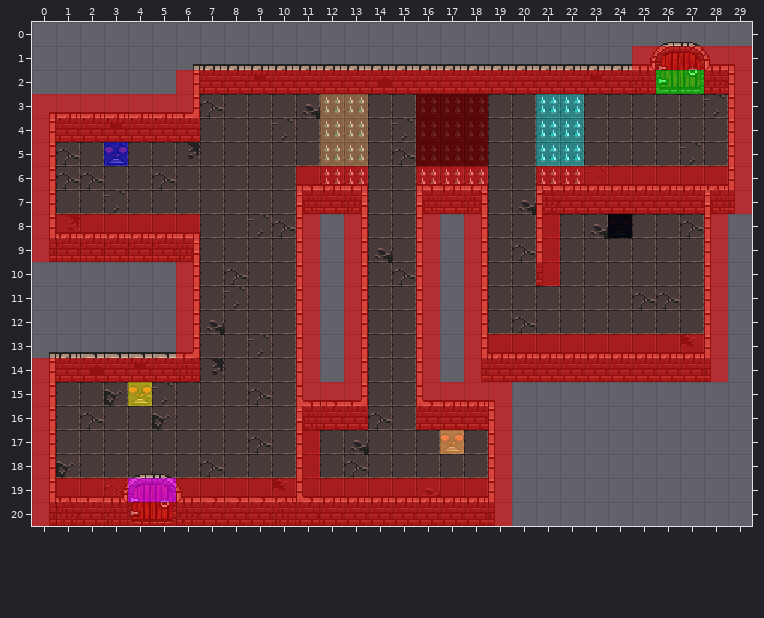
Two versions of a level (Tiled map, Output/Assets/Maps/dungeonMid.tmx). That is the earlier state.
Cells are 16x16 px. Shown: x 0..29, y 0..20.
The same view after the edit:
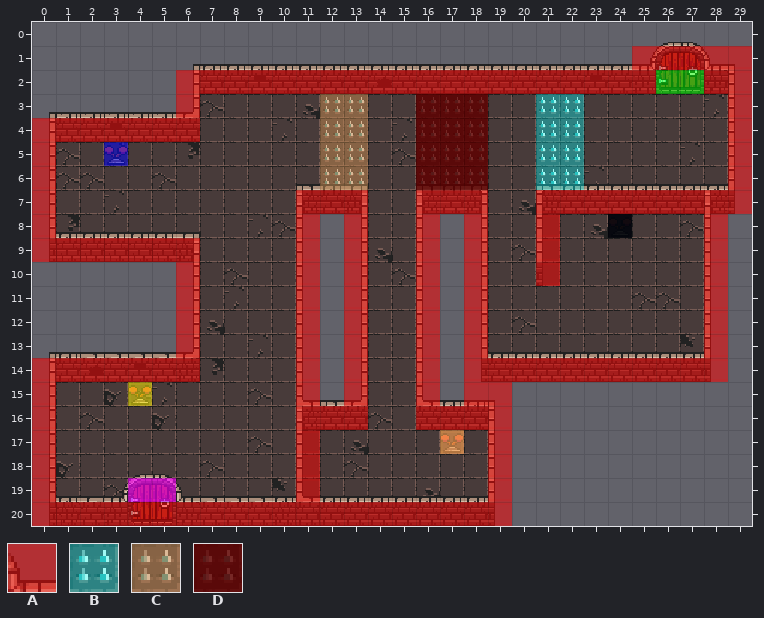
Key: from "colors": A 1, B 7, C 8, D 11.
_ is an empty cell, . an unchanged one.
See-through tiles are keyed as they look on the map.
From old to new:
--- layer "colliders"
@@ x 0..5 @@
- 3 AAAAAA
+ 3 ______
@@ x 11..28 @@
- 6 AAA..AAA..AAAAAAAA
+ 6 _CC..DDD..BB______
@@ x 1..6 @@
- 8 AAAAAA
+ 8 ______
@@ x 19..27 @@
-13 AAAAAAAAA
+13 _________
@@ x 12..17 @@
-15 A....A
+15 _...._
@@ x 1..18 @@
-19 AAA..AAAAA.AAAAAAA
+19 ___.._____._______
